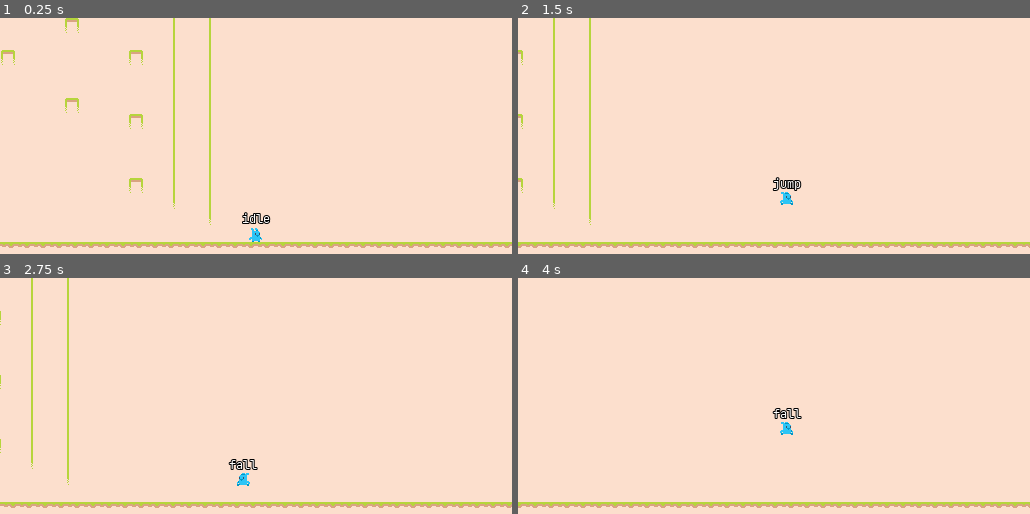
Above: before the commit, frames 1-4 (two rows, left to right).
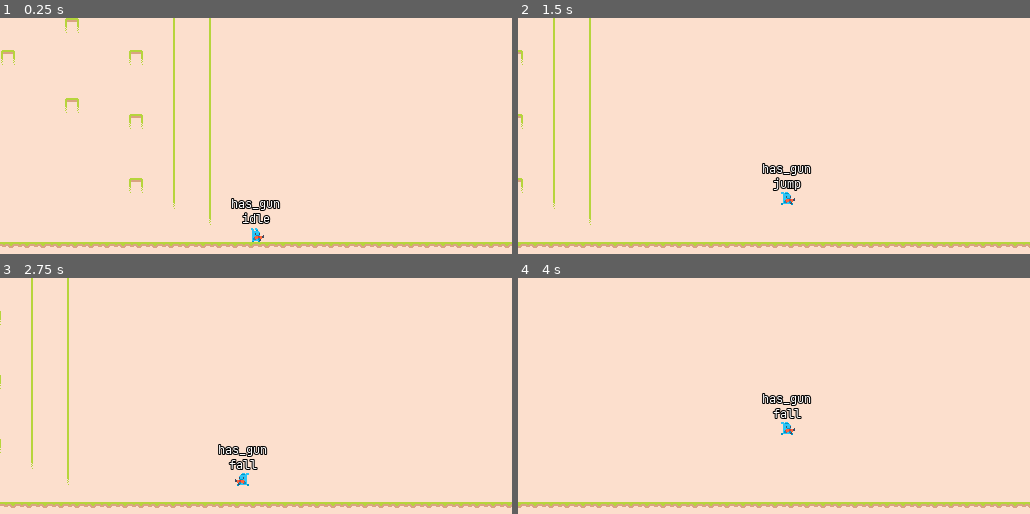
Above: after the commit, the same moments.

Repository: ephjos/plat
Game: Godot game, scene res://World.tscn
Same seed, same stepped clock (60 frames per second), same inputs: the game is played once before the commit and once after it.
Inputs:
- Up to frame 1 (0.25 s): no input
- Up to frame 2 (1.5 s): tap Enter at 0.5 s; hold K (attack) 0.53-1.28 s; hold D (move_right) from 0.53 s (still down); tap Space (jump) at 0.77, 0.8, 1.07, 1.35 s
- Up to frame 3 (2.75 s): tap Space (jump) at 1.52, 1.82, 2.3 s; tap K (attack) at 1.55 s; release D (move_right) at 2.03 s; hold A (move_left) from 2.03 s (still down); hold K (attack) from 2.03 s (still down)
- Up to frame 4 (4 s): release A (move_left) at 2.78 s; release K (attack) at 2.78 s; hold D (move_right) from 2.78 s (still down); tap K (attack) at 2.85 s; tap Space (jump) at 3.02, 3.32 s; hold Space (jump) from 3.53 s (still down)

The runs differ from the first frame. In frame 1, 0.4% of the frame differs, in the area x 45-55%, y 76-95%; in frame 2, 0.4%; in frame 3, 0.4%; in frame 4, 0.4%.

Commit message:
weapon added

Diff:
--- /dev/null
+++ b/Bullet/Bullet.gd
@@ -0,0 +1,18 @@
+extends Node2D
+class_name Bullet
+
+export var SPEED = 500
+onready var animPlayer = $AnimationPlayer
+
+func _physics_process(delta):
+	position += transform.x * SPEED * delta
+	#position.y += 1
+
+func _on_Area2D_body_entered(body):
+	if body.has_method("hit"):
+		body.hit()
+
+	set_physics_process(false)
+	animPlayer.play("hit")
+	yield(animPlayer, "animation_finished");
+	queue_free()
--- /dev/null
+++ b/Bullet/Bullet.tscn
@@ -0,0 +1,44 @@
+[gd_scene load_steps=5 format=2]
+
+[ext_resource path="res://assets/Tiles/tile_0044.png" type="Texture" id=1]
+[ext_resource path="res://Bullet/Bullet.gd" type="Script" id=2]
+
+[sub_resource type="CapsuleShape2D" id=1]
+radius = 2.80828
+height = 5.80742
+
+[sub_resource type="Animation" id=2]
+resource_name = "hit"
+length = 0.05
+step = 0.01
+tracks/0/type = "value"
+tracks/0/path = NodePath("Sprite:scale")
+tracks/0/interp = 1
+tracks/0/loop_wrap = true
+tracks/0/imported = false
+tracks/0/enabled = true
+tracks/0/keys = {
+"times": PoolRealArray( 0, 0.05 ),
+"transitions": PoolRealArray( 1, 1 ),
+"update": 0,
+"values": [ Vector2( 1, 1 ), Vector2( 0, 3 ) ]
+}
+
+[node name="Bullet" type="Node2D"]
+script = ExtResource( 2 )
+
+[node name="Sprite" type="Sprite" parent="."]
+texture = ExtResource( 1 )
+
+[node name="Area2D" type="Area2D" parent="."]
+collision_layer = 8
+collision_mask = 23
+
+[node name="CollisionShape2D" type="CollisionShape2D" parent="Area2D"]
+rotation = 1.5708
+shape = SubResource( 1 )
+
+[node name="AnimationPlayer" type="AnimationPlayer" parent="."]
+anims/hit = SubResource( 2 )
+
+[connection signal="body_entered" from="Area2D" to="." method="_on_Area2D_body_entered"]
--- /dev/null
+++ b/Player/AttackSM.gd
@@ -0,0 +1,34 @@
+extends "res://StateMachine/StateMachine.gd"
+
+onready var playerSM = $"../PlayerSM";
+
+func _ready():
+	add_state("none")
+	add_state("has_gun")
+	add_state("attack")
+	call_deferred("set_state", states.has_gun)
+
+func _input(event):
+	if event.is_action_pressed("attack") && state != states.attack && parent._can_shoot():
+		parent._attack()
+		set_state(states.attack)
+
+func _state_logic(_delta):
+	# Debug display
+	parent.get_node("AttackState").text = states.keys()[state]
+
+func _enter_state(new_state, old_state):
+	match new_state:
+		states.has_gun:
+			# Force playerSM to update
+			playerSM.set_state(playerSM.state)
+		states.attack:
+			if playerSM.state == playerSM.states.idle:
+				parent._play_animation("gun_shoot")
+			parent._play_gun_animation("shoot")
+
+	return null
+
+func _on_AnimationPlayer_animation_finished(anim_name):
+	if state == states.attack:
+		set_state(states.has_gun)
--- a/Player/Player.gd
+++ b/Player/Player.gd
@@ -1,5 +1,7 @@
 extends KinematicBody2D
 class_name Player
+
+const Bullet : PackedScene = preload("res://Bullet/Bullet.tscn")
 
 # Constants
 const MOVE_SPEED = 10 * Globals.TILE_SIZE # 10 tiles per second
@@ -12,9 +14,13 @@
 var is_grounded = false
 var move_direction = 0
 var wall_direction = 1
+var can_shoot = true
 
 onready var body = $Body
+onready var muzzle = $Body/Muzzle
+
 onready var animPlayer = $Body/AnimatedSprite
+onready var gunAnimPlayer = $Body/Muzzle/Flash/AnimationPlayer
 
 onready var wallJumpTimer = $WallJumpTimer
 onready var wallStickTimer = $WallStickTimer
@@ -23,6 +29,7 @@
 onready var floorRaycasts = $FloorRaycasts
 onready var leftWallRaycasts = $WallRaycasts/Left
 onready var rightWallRaycasts = $WallRaycasts/Right
+onready var muzzleCheck = $Body/MuzzleCheck
 
 func _ready():
 	Globals.PLAYER = self
@@ -107,8 +114,19 @@
 	else:
 		wallStickTimer.stop()
 
+func _can_shoot():
+	return !muzzleCheck.is_colliding()
+
+func _attack():
+	var bullet = Bullet.instance()
+	owner.add_child(bullet)
+	bullet.transform = muzzle.global_transform
+
 # Ensure animation is not needlessly restarted
 func _play_animation(anim):
 	if animPlayer.animation != anim:
 		animPlayer.animation = anim
 		animPlayer.play()
+
+func _play_gun_animation(anim):
+	gunAnimPlayer.play(anim)
--- a/Player/Player.tscn
+++ b/Player/Player.tscn
@@ -8,6 +8,8 @@
 [ext_resource path="res://Player/Player.gd" type="Script" id=6]
 [ext_resource path="res://assets/Tiles/tile_0045.png" type="Texture" id=7]
 [ext_resource path="res://assets/fonts/JetBrainsMono-Regular.ttf" type="DynamicFontData" id=8]
+[ext_resource path="res://Player/AttackSM.gd" type="Script" id=9]
+[ext_resource path="res://assets/Tiles/tile_0043.png" type="Texture" id=10]
 
 [sub_resource type="SpriteFrames" id=1]
 animations = [ {
@@ -16,48 +18,77 @@
 "name": "idle",
 "speed": 5.0
 }, {
+"frames": [ ExtResource( 5 ) ],
+"loop": true,
+"name": "gun_jump",
+"speed": 5.0
+}, {
+"frames": [ ExtResource( 3 ) ],
+"loop": true,
+"name": "jump",
+"speed": 5.0
+}, {
+"frames": [ ExtResource( 3 ), ExtResource( 7 ) ],
+"loop": true,
+"name": "run",
+"speed": 5.0
+}, {
+"frames": [ ExtResource( 3 ) ],
+"loop": true,
+"name": "fall",
+"speed": 5.0
+}, {
+"frames": [ ExtResource( 2 ) ],
+"loop": true,
+"name": "gun_idle",
+"speed": 5.0
+}, {
+"frames": [ ExtResource( 5 ), ExtResource( 2 ) ],
+"loop": true,
+"name": "gun_run",
+"speed": 5.0
+}, {
+"frames": [ ExtResource( 5 ) ],
+"loop": true,
+"name": "gun_fall",
+"speed": 5.0
+}, {
 "frames": [ ExtResource( 2 ), ExtResource( 4 ) ],
 "loop": true,
 "name": "gun_shoot",
-"speed": 5.0
-}, {
-"frames": [ ExtResource( 5 ) ],
-"loop": true,
-"name": "gun_jump",
-"speed": 5.0
-}, {
-"frames": [ ExtResource( 3 ) ],
-"loop": true,
-"name": "jump",
-"speed": 5.0
-}, {
-"frames": [ ExtResource( 2 ) ],
-"loop": true,
-"name": "gun_idle",
-"speed": 5.0
-}, {
-"frames": [ ExtResource( 3 ), ExtResource( 7 ) ],
-"loop": true,
-"name": "run",
-"speed": 5.0
-}, {
-"frames": [ ExtResource( 5 ), ExtResource( 2 ) ],
-"loop": true,
-"name": "gun_run",
-"speed": 5.0
-}, {
-"frames": [ ExtResource( 3 ) ],
-"loop": true,
-"name": "fall",
-"speed": 5.0
-}, {
-"frames": [ ExtResource( 5 ) ],
-"loop": true,
-"name": "gun_fall",
-"speed": 5.0
+"speed": 20.0
 } ]
 
-[sub_resource type="RectangleShape2D" id=4]
+[sub_resource type="Animation" id=4]
+resource_name = "shoot"
+length = 0.1
+step = 0.01
+tracks/0/type = "value"
+tracks/0/path = NodePath(".:scale")
+tracks/0/interp = 1
+tracks/0/loop_wrap = true
+tracks/0/imported = false
+tracks/0/enabled = true
+tracks/0/keys = {
+"times": PoolRealArray( 0, 0.04, 0.1 ),
+"transitions": PoolRealArray( 1, 1, 1 ),
+"update": 0,
+"values": [ Vector2( 0, 0 ), Vector2( 1, 2 ), Vector2( 2, 0.25 ) ]
+}
+tracks/1/type = "value"
+tracks/1/path = NodePath(".:visible")
+tracks/1/interp = 1
+tracks/1/loop_wrap = true
+tracks/1/imported = false
+tracks/1/enabled = true
+tracks/1/keys = {
+"times": PoolRealArray( 0, 0.1 ),
+"transitions": PoolRealArray( 1, 1 ),
+"update": 1,
+"values": [ true, false ]
+}
+
+[sub_resource type="RectangleShape2D" id=2]
 extents = Vector2( 4, 6 )
 
 [sub_resource type="DynamicFont" id=3]
@@ -67,11 +98,15 @@
 font_data = ExtResource( 8 )
 
 [node name="Player" type="KinematicBody2D"]
-collision_layer = 0
+collision_layer = 2
+collision_mask = 29
 script = ExtResource( 6 )
 
 [node name="PlayerSM" type="Node" parent="."]
 script = ExtResource( 1 )
+
+[node name="AttackSM" type="Node" parent="."]
+script = ExtResource( 9 )
 
 [node name="WallJumpTimer" type="Timer" parent="."]
 wait_time = 0.2
@@ -89,13 +124,30 @@
 
 [node name="AnimatedSprite" type="AnimatedSprite" parent="Body"]
 frames = SubResource( 1 )
-animation = "idle"
+animation = "gun_idle"
+
+[node name="Muzzle" type="Position2D" parent="Body"]
+position = Vector2( 8, 2.5 )
+
+[node name="Flash" type="Sprite" parent="Body/Muzzle"]
+visible = false
+scale = Vector2( 2, 0.25 )
+texture = ExtResource( 10 )
+offset = Vector2( 7, 0 )
+
+[node name="AnimationPlayer" type="AnimationPlayer" parent="Body/Muzzle/Flash"]
+anims/shoot = SubResource( 4 )
+
+[node name="MuzzleCheck" type="RayCast2D" parent="Body"]
+enabled = true
+cast_to = Vector2( 8, 0 )
 
 [node name="CollisionShape2D" type="CollisionShape2D" parent="."]
 position = Vector2( 0, 2 )
-shape = SubResource( 4 )
+shape = SubResource( 2 )
 
 [node name="FloorRaycasts" type="Node2D" parent="."]
+visible = false
 
 [node name="RayCast2D" type="RayCast2D" parent="FloorRaycasts"]
 position = Vector2( 3, 8 )
@@ -112,7 +164,40 @@
 enabled = true
 cast_to = Vector2( 0, 8 )
 
-[node name="StateLabel" type="Label" parent="."]
+[node name="WallRaycasts" type="Node2D" parent="."]
+visible = false
+
+[node name="Left" type="Node2D" parent="WallRaycasts"]
+
+[node name="RayCast2D" type="RayCast2D" parent="WallRaycasts/Left"]
+position = Vector2( 0, -3 )
+rotation = 1.5708
+enabled = true
+cast_to = Vector2( 0, 5 )
+
+[node name="RayCast2D2" type="RayCast2D" parent="WallRaycasts/Left"]
+position = Vector2( 0, 7 )
+rotation = 1.5708
+enabled = true
+cast_to = Vector2( 0, 5 )
+
+[node name="Right" type="Node2D" parent="WallRaycasts"]
+position = Vector2( 0, 4 )
+rotation = 3.14159
+
+[node name="RayCast2D" type="RayCast2D" parent="WallRaycasts/Right"]
+position = Vector2( 0, -3 )
+rotation = 1.5708
+enabled = true
+cast_to = Vector2( 0, 5 )
+
+[node name="RayCast2D2" type="RayCast2D" parent="WallRaycasts/Right"]
+position = Vector2( 0, 7 )
+rotation = 1.5708
+enabled = true
+cast_to = Vector2( 0, 5 )
+
+[node name="PlayerState" type="Label" parent="."]
 margin_left = -26.0
 margin_top = -24.0
 margin_right = 26.0
@@ -125,36 +210,18 @@
 "_edit_use_anchors_": false
 }
 
-[node name="WallRaycasts" type="Node2D" parent="."]
-
-[node name="Left" type="Node2D" parent="WallRaycasts"]
-
-[node name="RayCast2D" type="RayCast2D" parent="WallRaycasts/Left"]
-position = Vector2( 0, -3 )
-rotation = 1.5708
-enabled = true
-cast_to = Vector2( 0, 5 )
-
-[node name="RayCast2D2" type="RayCast2D" parent="WallRaycasts/Left"]
-position = Vector2( 0, 7 )
-rotation = 1.5708
-enabled = true
-cast_to = Vector2( 0, 5 )
-
-[node name="Right" type="Node2D" parent="WallRaycasts"]
-position = Vector2( 0, 4 )
-rotation = 3.14159
-
-[node name="RayCast2D" type="RayCast2D" parent="WallRaycasts/Right"]
-position = Vector2( 0, -3 )
-rotation = 1.5708
-enabled = true
-cast_to = Vector2( 0, 5 )
-
-[node name="RayCast2D2" type="RayCast2D" parent="WallRaycasts/Right"]
-position = Vector2( 0, 7 )
-rotation = 1.5708
-enabled = true
-cast_to = Vector2( 0, 5 )
+[node name="AttackState" type="Label" parent="."]
+margin_left = -26.0
+margin_top = -41.0
+margin_right = 26.0
+margin_bottom = -20.0
+custom_fonts/font = SubResource( 3 )
+text = "none"
+align = 1
+valign = 1
+__meta__ = {
+"_edit_use_anchors_": false
+}
 
 [connection signal="timeout" from="WallStickTimer" to="PlayerSM" method="_on_WallStickTimer_timeout"]
+[connection signal="animation_finished" from="Body/Muzzle/Flash/AnimationPlayer" to="AttackSM" method="_on_AnimationPlayer_animation_finished"]
--- a/Player/PlayerSM.gd
+++ b/Player/PlayerSM.gd
@@ -1,4 +1,21 @@
 extends "res://StateMachine/StateMachine.gd"
+
+onready var attackSM = $"../AttackSM";
+
+var allAnimations = {
+	"default": {
+		"idle": "idle",
+		"run": "run",
+		"jump": "jump",
+		"fall": "fall",
+	},
+	"gun": {
+		"idle": "gun_idle",
+		"run": "gun_run",
+		"jump": "gun_jump",
+		"fall": "gun_fall",
+	}
+}
 
 func _ready():
 	add_state("idle")
@@ -25,7 +42,7 @@
 			set_state(states.jump)
 
 	# If jumping and space was released, perform a shorter jump
-	if state == states.jump:
+	if [states.idle, states.run, states.jump].has(state):
 		if event.is_action_released("jump") && parent.velocity.y < parent.MIN_JUMP_SPEED:
 			parent._variable_jump()
 
@@ -41,7 +58,7 @@
 	parent._apply_movement()
 
 	# Debug display
-	parent.get_node("StateLabel").text = states.keys()[state]
+	parent.get_node("PlayerState").text = states.keys()[state]
 
 func _get_transition(delta):
 	var x = parent.velocity.x
@@ -88,20 +105,26 @@
 	return null
 
 func _enter_state(new_state, old_state):
+	var animations
+	if attackSM.state == attackSM.states.none:
+		animations = allAnimations.default
+	else:
+		animations = allAnimations.gun
+
 	match new_state:
 		states.idle:
-			parent._play_animation("idle")
+			parent._play_animation(animations.idle)
 		states.run:
-			parent._play_animation("run")
+			parent._play_animation(animations.run)
 		states.jump:
-			parent._play_animation("jump")
+			parent._play_animation(animations.jump)
 		states.fall:
-			parent._play_animation("fall")
+			parent._play_animation(animations.fall)
 			# Enter coyote time when running off a ledge
 			if old_state == states.run:
 				parent.coyoteTimer.start()
 		states.wall_slide:
-			parent._play_animation("wall_slide")
+			#parent._play_animation("wall_slide")
 			# Face away from the wall
 			parent.body.scale.x = -parent.wall_direction
 
--- a/World.tscn
+++ b/World.tscn
@@ -12,6 +12,7 @@
 tile_set = ExtResource( 1 )
 cell_size = Vector2( 16, 16 )
 cell_custom_transform = Transform2D( 16, 0, 0, 16, 0, 0 )
+collision_mask = 1048575
 format = 1
 tile_data = PoolIntArray( -2883584, 0, 0, -2883583, 0, 0, -2883582, 0, 0, -2883581, 0, 0, -2883580, 0, 0, -2883579, 0,  …(90953 unchanged characters)…
 
--- a/project.godot
+++ b/project.godot
@@ -9,6 +9,11 @@
 config_version=4
 
 _global_script_classes=[ {
+"base": "Node2D",
+"class": "Bullet",
+"language": "GDScript",
+"path": "res://Bullet/Bullet.gd"
+}, {
 "base": "KinematicBody2D",
 "class": "Player",
 "language": "GDScript",
@@ -20,6 +25,7 @@
 "path": "res://StateMachine/StateMachine.gd"
 } ]
 _global_script_class_icons={
+"Bullet": "",
 "Player": "",
 "StateMachine": ""
 }
@@ -69,6 +75,14 @@
  ]
 }
 
+[layer_names]
+
+2d_physics/layer_1="world"
+2d_physics/layer_2="player"
+2d_physics/layer_3="enemies"
+2d_physics/layer_4="projectiles"
+2d_physics/layer_5="goal"
+
 [physics]
 
 common/enable_pause_aware_picking=true
Not shown: 1 places in Player/Player.tscn that only renumber resources
